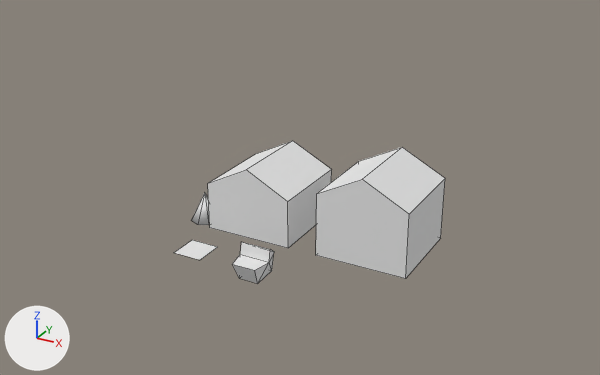
Before and after pictures for a commit that changed the Blender file asset-sources/house.blend.
Both versions are drawn from a 50 mm lens placed at (13.64, -20.37, 12.38), pointed at (2.46, -0.06, 2.22). The axes (+X, +Y, +Z) are drawn at lower left. The lights are the same throughout. Mesh edges are drawn as thin lines.

In view in the first picture: 'Cone', 'Cube', 'Home', 'School'.
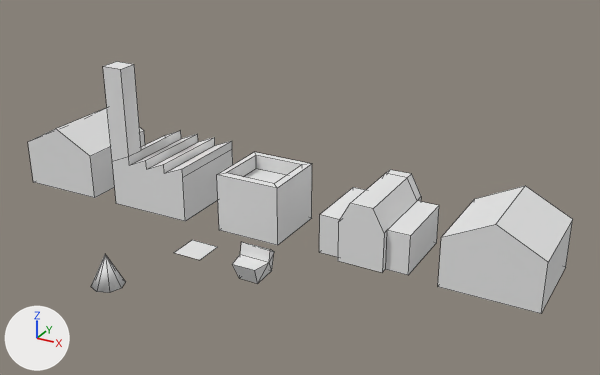
Location of each change, [x1, y1, x2, y2] in pixels of the pictures (600 x 375 px):
'School', reshaped (7% narrower, 20% shorter): before [316, 147, 445, 279]; after [319, 170, 439, 275]
'Terror', added: after [438, 186, 573, 314]
'Work', added: after [103, 61, 233, 221]
'Home', reshaped (23% narrower, 13% shorter): before [208, 141, 332, 248]; after [217, 152, 312, 245]
'Home.001', added: after [28, 108, 145, 198]
'Cone', moved: before [192, 193, 210, 225]; after [91, 255, 125, 293]

What changed in the scene script:
```text
Change me_cube_002:
    used by ob_school; location = (4.0, 0.0, 0.0)
    remove me_cube_002.from_pydata(...)  # 10 vertices, 7 faces; spans x -1.0..2.0, y 0.0..3.0, z 0.0..2.89
    add me_cube_002.from_pydata(...)  # 32 vertices, 19 faces; spans x -1.0..2.0, y 0.0..3.0, z 0.0..2.04
    me_cube_002 part 1: the whole mesh is rebuilt
Change me_cube:
    used by ob_home; location = (0.0, 0.0, 0.0)
    remove me_cube.from_pydata(...)  # 10 vertices, 7 faces; spans x -1.0..2.0, y 0.0..3.0, z 0.0..2.39
    add me_cube.from_pydata(...)  # 16 vertices, 13 faces; spans x -0.63..1.62, y 0.0..2.29, z 0.0..2.0
    me_cube part 2: the whole mesh is rebuilt
Add me_cube_005:
    me_cube_005.from_pydata(...)  # 28 vertices, 17 faces; spans x -1.0..2.0, y 0.0..3.0, z 0.0..5.0
    me_cube_005.materials.append(mat_material)  # white #e7e7e7
Change ob_cone:
    ob_cone.location: (-2.0, 0.0, 0.0) -> (-2.0, -5.0, 0.0)
Add ob_terror:
    ob_terror = bpy.data.objects.new('Terror', me_cube.copy())  # the mesh of ob_home
    ob_terror.location = (8.0, 0.0, 0.0)
Add ob_work:
    ob_work = bpy.data.objects.new('Work', me_cube_005)
    ob_work.location = (-4.0, 0.0, 0.0)
Add ob_home_001:
    ob_home_001 = bpy.data.objects.new('Home.001', me_cube.copy())  # the mesh of ob_home
    ob_home_001.location = (-8.0, 0.0, 0.0)
```
